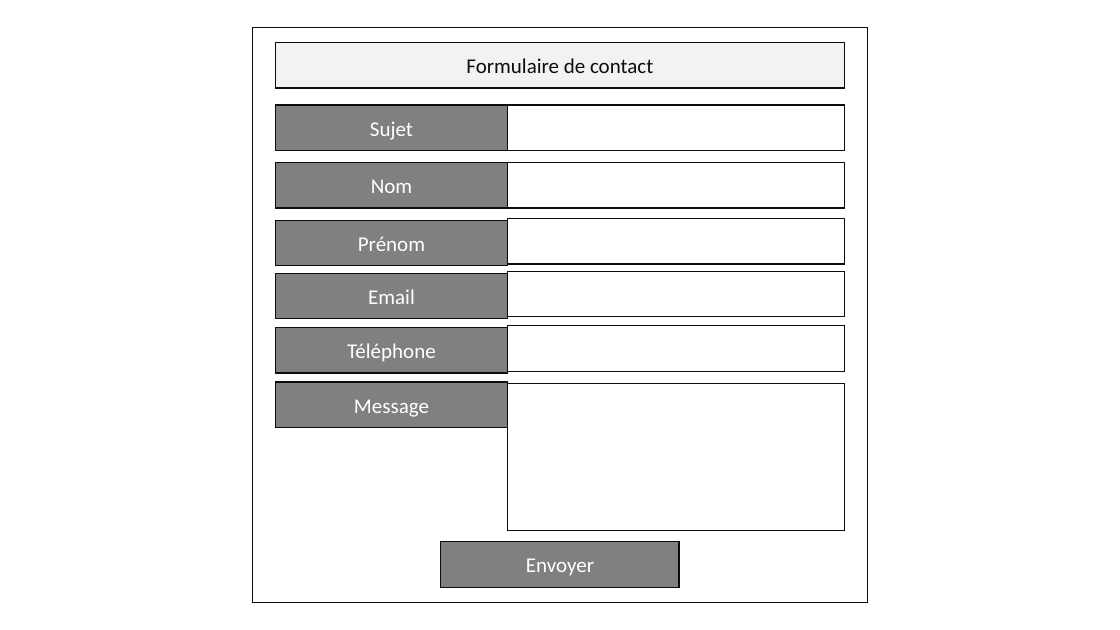
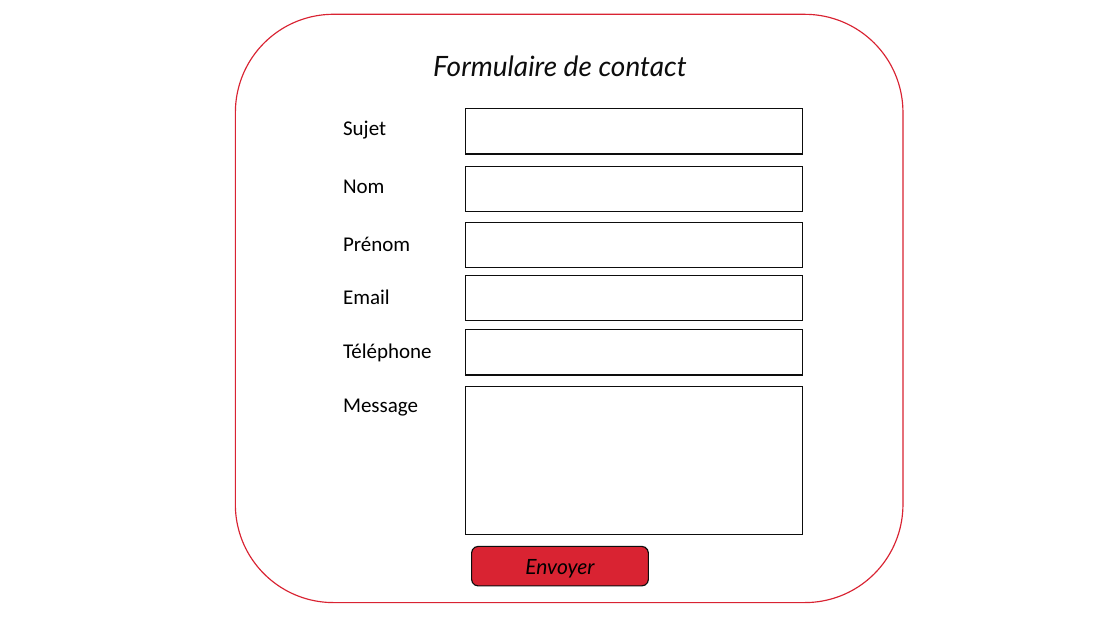
Before and after one commit to adele-dbs/garagevparrot, a slide deck: slide 6 of other/Maquette - Mockup.pptx (slide 5 before the commit). Drawn at 1120x630 pixels with LibreOffice and Linux fonts; fonts in the diff are those of the drawing. Boxes give left, top, right and bottom in pixels: in the first picture for what was removed or moved away, otherwise in the second. Text is boxed around its words. In the diff, an @@ line names an element or a change of style, - is before the commit and + after.

```diff
--- a/other/Maquette - Mockup.pptx
+++ b/other/Maquette - Mockup.pptx
@@ rounded rectangle: place and size @@
-rounded rectangle at (252,28,868,603)
+rounded rectangle at (235,14,903,602)
@@ rounded rectangle at (235,14,903,602): rectangle to rounded rectangle; outline #0D0D0D 1 pt to #D92332 1 pt @@
@@ text "Formulaire de contact": place and size @@
-text "Formulaire de contact" at (276,43,845,88)
+text "Formulaire de contact" at (433,55,687,77)
@@ text "Formulaire de contact" at (433,55,687,77): size 18 to 24 pt, font Calibri to Lato, italic on; fill #F2F2F2 to none; outline #0D0D0D 1 pt to none @@
@@ 6 texts: place and size @@
-6 texts at (276,105,508,428)
+6 texts at (343,120,432,416)
@@ text colour #FFFFFF to #000000; alignment centre to left; fill #808080 to none; outline #0D0D0D 1 pt to none in 6 elements at (343,236,410,251), (343,289,390,304), (343,343,432,362), (343,398,418,416), (343,120,386,139), (343,179,384,193) @@
@@ 6 rectangles: place and size @@
-6 rectangles at (508,105,845,531)
+6 rectangles at (466,108,803,534)
@@ rounded rectangle "Envoyer": place and size @@
-rounded rectangle "Envoyer" at (441,542,680,587)
+rounded rectangle "Envoyer" at (471,546,649,586)
@@ rounded rectangle "Envoyer" at (471,546,649,586): font Calibri to Lato, text colour #FFFFFF to #000000, italic on; rectangle to rounded rectangle; fill #808080 to #D92332 @@
```
Also in this commit, not shown: 5 other slides changed, 4 slides added, 4 slides removed, 39 other files.
